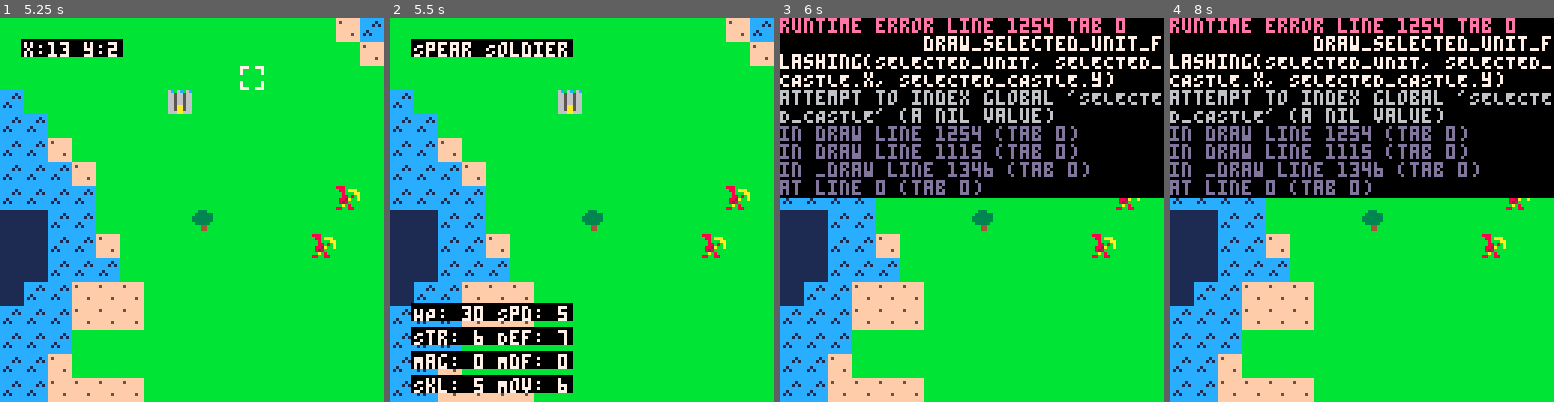
Above: before the commit, frames 1-4 (left to right).
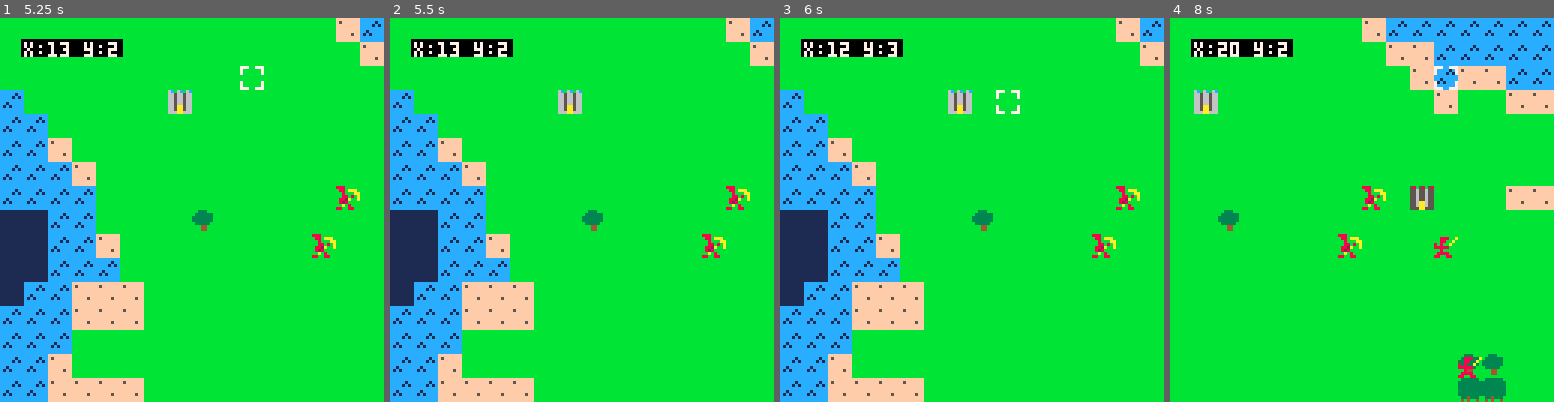
Above: after the commit, the same moments.

Repository: stavguo/pico-saga
Game: PICO-8 cartridge ftrpg.p8
Two runs of this game, one before a commit and one after it. Both use one fixed random seed, a clock stepped at 60 frames per second and the inputs below.
Inputs:
- Up to frame 1 (5.25 s): tap X (X key) at 0.33, 1.07, 1.85, 2.97, 4.08, 5.2 s; tap O (Z key) at 0.7, 1.7, 2.1, 2.5, 2.9, 3.3, 3.7, 4.1, 4.5, 4.9 s; hold Right 1.6-2.1 s; hold Up 2.15-2.42 s; hold Right 2.47-3.03 s; hold Left 3.08-3.58 s; hold Down 3.63-3.97 s; hold Right 4.02-4.68 s; hold Up 4.73-5.03 s; hold Left from 5.08 s (still down)
- Up to frame 2 (5.5 s): keep holding Left; tap O (Z key) at 5.3 s
- Up to frame 3 (6 s): release Left at 5.68 s; tap O (Z key) at 5.7 s; hold Down from 5.73 s (still down)
- Up to frame 4 (8 s): release Down at 6.03 s; hold Right 6.08-6.58 s; tap O (Z key) every 0.4 s from 6.1 to 7.7 s; tap X (X key) at 6.32, 7.43 s; hold Right 6.63-7.13 s; hold Up 7.18-7.45 s; hold Right from 7.5 s (still down)

Frame 1 is identical in both runs. In frame 2, 9.1% of the frame differs, in the area x 5-48%, y 5-98%; in frame 3, 46%; in frame 4, 64%, in the area x 0-100%, y 0-100%.
Error before the commit: runtime error line 1254 tab 0; draw_selected_unit_flashing(SELECTED_UNIT, SELECTED_CASTLE.x, SELECTED_CASTLE.y); attempt to index global 'SELECTED_CASTLE' (a n…

Commit message:
Organized units in maps with their position as the key.

Diff:
--- a/src/camera.lua
+++ b/src/camera.lua
@@ -1,32 +1,24 @@
-function update_camera(cursor_x, cursor_y, max_width, max_height)
-    -- Define deadzone boundaries (in tiles)
-    local deadzone_left = 4
-    local deadzone_right = 11
-    local deadzone_top = 4
-    local deadzone_bottom = 11
+local function update_axis(pos, screen_pos, deadzone_min, deadzone_max)
+    if screen_pos < deadzone_min then
+        return (pos - deadzone_min) * 8
+    elseif screen_pos > deadzone_max then
+        return (pos - deadzone_max) * 8
+    end
+    return nil
+end
 
-    -- Calculate cursor position in screen space
-    local cursor_screen_x = cursor_x - flr(CAMERA.x / 8)
-    local cursor_screen_y = cursor_y - flr(CAMERA.y / 8)
+function update_camera(cx, cy, mw, mh)
+    local deadzone = {left=4, right=11, top=4, bottom=11}
+    local csx = cx - flr(CAMERA.x / 8)
+    local csy = cy - flr(CAMERA.y / 8)
 
-    -- Move camera if cursor is outside deadzone
-    if cursor_screen_x < deadzone_left then
-        CAMERA.x = (cursor_x - deadzone_left) * 8
-    elseif cursor_screen_x > deadzone_right then
-        CAMERA.x = (cursor_x - deadzone_right) * 8
-    end
-
-    if cursor_screen_y < deadzone_top then
-        CAMERA.y = (cursor_y - deadzone_top) * 8
-    elseif cursor_screen_y > deadzone_bottom then
-        CAMERA.y = (cursor_y - deadzone_bottom) * 8
-    end
+    CAMERA.x = update_axis(cx, csx, deadzone.left, deadzone.right) or CAMERA.x
+    CAMERA.y = update_axis(cy, csy, deadzone.bottom, deadzone.top) or CAMERA.y
 
     -- Clamp camera to map boundaries
-    CAMERA.x = mid(0, CAMERA.x, (max_width * 8) - 128)
-    CAMERA.y = mid(0, CAMERA.y, (max_height * 8) - 128)
+    CAMERA.x = mid(0, CAMERA.x, (mw * 8) - 128)
+    CAMERA.y = mid(0, CAMERA.y, (mh * 8) - 128)
 
-    -- Update camera position
     camera(CAMERA.x, CAMERA.y)
 end
 
--- a/src/fsm.lua
+++ b/src/fsm.lua
@@ -52,7 +52,7 @@
         -- Select castle or unit
         if btnp(4) then -- "Select" button
             local castle = get_castle_at(CURSOR.x, CURSOR.y)
-            local unit = get_unit_at(CURSOR.x, CURSOR.y)
+            local unit = get_unit_at(CURSOR.x, CURSOR.y, SELECTED_CASTLE)
             if castle and SELECTED_CASTLE == nil then
                 SELECTED_CASTLE = castle
                 enter_castle() -- Call this to handle camera and cursor adjustment
@@ -148,7 +148,7 @@
 
         -- Select tile to move to
         if btnp(4) then -- "Select" button
-            local unit_at_tile = get_unit_at(CURSOR.x, CURSOR.y)
+            local unit_at_tile = get_unit_at(CURSOR.x, CURSOR.y, false)
             if not unit_at_tile then
                 -- TODO: temp place unit here (maybe use cursor pos?)
                 fsm:change_state("action_menu")
@@ -192,9 +192,11 @@
             elseif selected_item == "Item" then
                 fsm:change_state("item")
             elseif selected_item == "Standby" then
-                SELECTED_UNIT.x = CURSOR.x
-                SELECTED_UNIT.y = CURSOR.y
-                if (SELECTED_UNIT.in_castle) SELECTED_UNIT.in_castle = false
+                if (SELECTED_UNIT.in_castle) then
+                    deploy_unit(SELECTED_UNIT, CURSOR.x, CURSOR.y)
+                else
+                    move_unit(SELECTED_UNIT, CURSOR.x, CURSOR.y)
+                end
                 SELECTED_CASTLE = nil
                 fsm:change_state("overworld")
             end
--- a/src/globals.lua
+++ b/src/globals.lua
@@ -26,7 +26,9 @@
     y = 0
 }
 
-UNITS = {}
+PLAYER_UNITS = {}
+PLAYER_CASTLE_UNITS = {}
+ENEMY_UNITS = {}
 
 GAME_STATE = "world"
 IN_CASTLE = false
--- a/src/ui.lua
+++ b/src/ui.lua
@@ -42,35 +42,18 @@
 function draw_ui()
     local cx = CURSOR.x - flr(CAMERA.x / 8)
     local cy = CURSOR.y - flr(CAMERA.y / 8)
-    local left = cx < SCREEN_TILES_WIDTH / 2
-    local top = cy < SCREEN_TILES_HEIGHT / 2
+    local left = cx < 8
+    local top = cy < 8
 
     for i, ui in ipairs(UI_STACK) do
-        -- First menu: opposite side of cursor, always top
-        if i == 1 then
-            ui.anchor = left and "top-right" or "top-left"
-        -- Second menu: opposite side of cursor, always bottom
-        elseif i == 2 then
-            ui.anchor = left and "bottom-right" or "bottom-left"
-        -- Third menu: same side as cursor, opposite vertical position
-        elseif i == 3 then
-            ui.anchor = left and
-                (top and "bottom-left" or "top-left") or
-                (top and "bottom-right" or "top-right")
-        end
+        local anchor = i == 1 and (left and "tr" or "tl") or
+                       i == 2 and (left and "br" or "bl") or
+                       (left and (top and "bl" or "tl") or (top and "br" or "tr"))
 
-        -- Draw UI items
         for j, item in ipairs(ui.items) do
-            local text_w = #item * 4
-            local is_left = ui.anchor == "top-left" or ui.anchor == "bottom-left"
-            local is_top = ui.anchor == "top-left" or ui.anchor == "top-right"
-
-            local x = is_left and (CAMERA.x + 8)
-                or (CAMERA.x + SCREEN_TILES_WIDTH * 8 - text_w - 8)
-            local y = is_top and (CAMERA.y + 8 + (j-1) * 8)
-                or (CAMERA.y + SCREEN_TILES_HEIGHT * 8 - 8 - (#ui.items - j) * 8)
-
-            rectfill(x - 1, y - 1, x + text_w, y + 4, 0)
+            local x = (anchor == "tl" or anchor == "bl") and (CAMERA.x + 8) or (CAMERA.x + 120 - #item * 4)
+            local y = (anchor == "tl" or anchor == "tr") and (CAMERA.y + 8 + (j-1)*8) or (CAMERA.y + 120 - (#ui.items - j)*8)
+            rectfill(x-1, y-1, x + #item*4, y+4, 0)
             color(ui.selected > 0 and j == ui.selected and 9 or 7)
             print(item, x, y)
         end
--- a/src/unit.lua
+++ b/src/unit.lua
@@ -1,10 +1,24 @@
-function get_unit_at(x, y)
-    for _, unit in pairs(UNITS) do
-        if unit.x == x and unit.y == y then
-            return unit
-        end
-    end
-    return nil
+function get_unit_at(x, y, in_castle)
+    if in_castle then
+        return PLAYER_CASTLE_UNITS[x..","..y]
+    end
+    return PLAYER_UNITS[x..","..y] or ENEMY_UNITS[x..","..y]
+end
+
+function move_unit(unit, to_x, to_y)
+    local from_key = unit.x..","..unit.y
+    local to_key = to_x..","..to_y
+    if unit.team == "player" then
+        PLAYER_UNITS[to_key], PLAYER_UNITS[from_key] = unit
+    elseif unit.team == "enemy" then
+        ENEMY_UNITS[to_key], ENEMY_UNITS[from_key] = unit
+    end
+    unit.x, unit.y = to_x, to_y
+end
+
+function deploy_unit(unit, to_x, to_y)
+    PLAYER_UNITS[to_x..","..to_y], PLAYER_CASTLE_UNITS[unit.x..","..unit.y] = unit
+    unit.x, unit.y, unit.in_castle = to_x, to_y, false
 end
 
 function get_neighbors(x, y, max_width, max_height)
@@ -73,7 +87,7 @@
     local leader_idx = flr(rnd(9)) + 1
     -- Place leader
     local throne = rnd(1) < 0.5 and 7 or 8
-    add(UNITS, {
+    PLAYER_CASTLE_UNITS[throne..","..1] = {
         x = throne, y = 1, in_castle = true,
         sprite = UNIT_STATS[player_classes[leader_idx]].Sprite,
         team = "player",
@@ -87,7 +101,7 @@
         Def = UNIT_STATS[player_classes[leader_idx]].Def,
         Mdf = UNIT_STATS[player_classes[leader_idx]].Mdf,
         Mov = UNIT_STATS[player_classes[leader_idx]].Mov
-    })
+    }
 
     -- Place 8 units in formation
     count = 0
@@ -96,9 +110,11 @@
             local row = flr(count / 4)
             local pos = count % 4
             local is_right = pos >= 2
-            add(UNITS, {
-                x = is_right and (11 + (pos - 2) * 2) or (2 + pos * 2),
-                y = 2 + row * 2,
+            local x = is_right and (11 + (pos - 2) * 2) or (2 + pos * 2)
+            local y = 2 + row * 2
+            PLAYER_CASTLE_UNITS[x..","..y] = {
+                x = x,
+                y = y,
                 in_castle = true,
                 sprite = UNIT_STATS[player_classes[i]].Sprite,
                 team = "player",
@@ -112,7 +128,7 @@
                 Def = UNIT_STATS[player_classes[i]].Def,
                 Mdf = UNIT_STATS[player_classes[i]].Mdf,
                 Mov = UNIT_STATS[player_classes[i]].Mov
-            })
+            }
             count = count + 1
         end
     end
@@ -134,7 +150,7 @@
     }
 
     -- Find largest square in each quadrant
-    for i, quad in ipairs(quadrants) do
+    for quad in all(quadrants) do
         local traversable_tiles = {}
         for y = quad.y_start, quad.y_end do
             for x = quad.x_start, quad.x_end do
@@ -146,9 +162,11 @@
         end
         SHUFFLE(traversable_tiles)
         for i = 1, enemies_per_quad do
-            add(UNITS, {
-                x = traversable_tiles[i].x,
-                y = traversable_tiles[i].y,
+            local x = traversable_tiles[i].x
+            local y = traversable_tiles[i].y
+            ENEMY_UNITS[x..","..y] = {
+                x = x,
+                y = y,
                 in_castle = false,
                 sprite = UNIT_STATS[enemy_classes[i]].Sprite,
                 team = "enemy",
@@ -162,24 +180,25 @@
                 Def = UNIT_STATS[enemy_classes[i]].Def,
                 Mdf = UNIT_STATS[enemy_classes[i]].Mdf,
                 Mov = UNIT_STATS[enemy_classes[i]].Mov
-            })
+            }
         end
     end
 end
 
 function draw_units(filter_func)
-    for _, unit in pairs(UNITS) do
+    for _, unit in pairs(PLAYER_UNITS) do
         if filter_func(unit) then
-            if unit.team == "enemy" then
-                pal(12, 8, 0)
-                pal(1, 2, 0)
-            end
             spr(unit.sprite, unit.x * 8, unit.y * 8)
-            if unit.team == "enemy" then
-                pal()
-            end
-        end
-    end
+        end
+    end
+    pal(12, 8, 0)
+    pal(1, 2, 0)
+    for _, unit in pairs(ENEMY_UNITS) do
+        if filter_func(unit) then
+            spr(unit.sprite, unit.x * 8, unit.y * 8)
+        end
+    end
+    pal()
 end
 
 function draw_nonselected_overworld_units()
@@ -189,9 +208,11 @@
 end
 
 function draw_nonselected_castle_units()
-    draw_units(function(unit)
-        return unit.in_castle and unit ~= SELECTED_UNIT
-    end)
+    for _, unit in pairs(PLAYER_CASTLE_UNITS) do
+        if unit ~= SELECTED_UNIT then
+            spr(unit.sprite, unit.x * 8, unit.y * 8)
+        end
+    end
 end
 
 function draw_selected_unit_flashing(unit, tile_x, tile_y)
